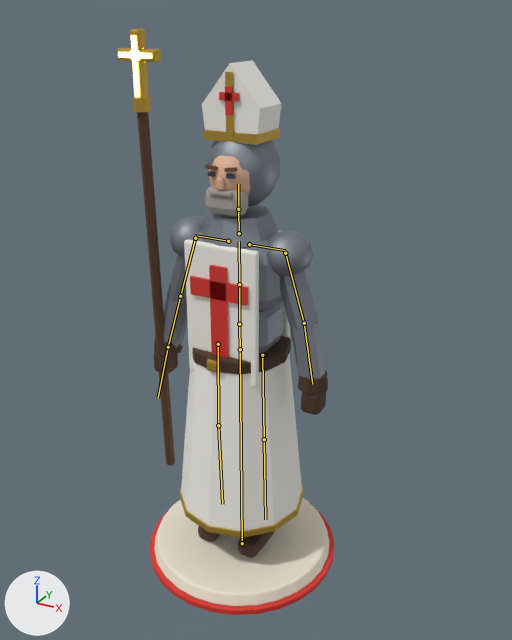
The glTF model art/export/Knights_Bishop.glb: old version first, new version second.
The view is the same before and after, from a 50 mm camera at (1.39, -2.39, 2.41) aimed at (0.03, 0.08, 1.18). Lighting does not change. The marker at lower left points along +X, +Y and +Z. The older version comes first. The bones that change, and the others that lie on the model, are drawn over the model as lines.

Names of what the first picture shows: 'Knights_Bishop_Mesh'.
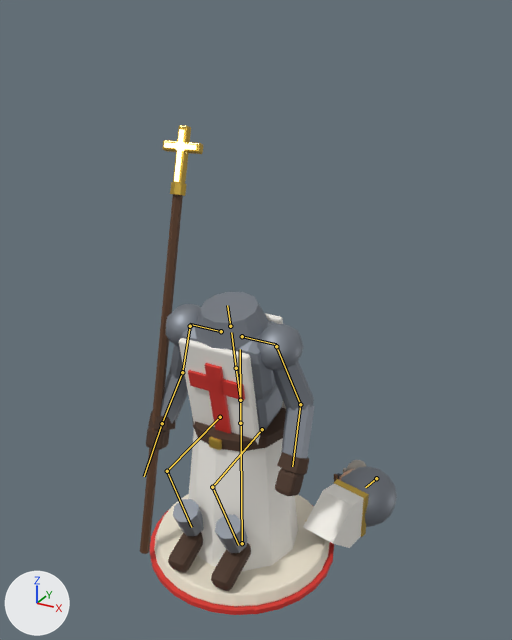
The newer file adds an action. The first version stands in its rest pose; the second is drawn at frame 19 of the action 'Behead'.

What the commit changed:
Bone 'hips' (bone_hips) moves from (0.0, 0.0, 0.0) to (0.0, -0.37, 0.0).
Bone 'spine' (bone_spine) turns from (0, 0, 0) to (11, 0, 0) degrees about its own x, y and z.
Bone 'head' (bone_head) moves from (0.0, 0.0, 0.0) to (0.47, -1.233, -0.447).
Bone 'head' (bone_head) turns from (0, 0, 0) to (102, -12, -90) degrees about its own x, y and z.
Bone 'forearm.L' (bone_forearm_l) turns from (0, 0, 0) to (40, 0, 0) degrees about its own x, y and z.
Bone 'forearm.R' (bone_forearm_r) turns from (0, 0, 0) to (30, 0, 0) degrees about its own x, y and z.
Bone 'thigh.L' (bone_thigh_l) turns from (0, 0, 0) to (85, 0, 0) degrees about its own x, y and z.
Bone 'shin.L' (bone_shin_l) turns from (0, 0, 0) to (-105, 0, 0) degrees about its own x, y and z.
Bone 'thigh.R' (bone_thigh_r) turns from (0, 0, 0) to (85, 0, 0) degrees about its own x, y and z.
Bone 'shin.R' (bone_shin_r) turns from (0, 0, 0) to (-105, 0, 0) degrees about its own x, y and z.

Where the change shows, as pixel boxes (x1, y1, x2, y2) in the pictures (512 x 640 px):
'Knights_Bishop_Mesh', posed (18% wider, 16% shorter)
    before: (117, 29, 334, 615)
    after: (140, 125, 397, 615)
bone 'hips', root to tip
    before: (240, 349) to (239, 326)
    after: (240, 423) to (240, 402)
bone 'spine', root to tip
    before: (239, 324) to (239, 284)
    after: (240, 400) to (236, 368)
bone 'head', root to tip
    before: (238, 209) to (238, 184)
    after: (376, 478) to (365, 487)
bone 'forearm.L', root to tip
    before: (304, 323) to (312, 384)
    after: (300, 404) to (292, 466)
bone 'forearm.R', root to tip
    before: (180, 296) to (168, 347)
    after: (182, 372) to (162, 423)
bone 'thigh.L', root to tip
    before: (262, 355) to (264, 439)
    after: (262, 429) to (212, 487)
bone 'shin.L', root to tip
    before: (264, 439) to (265, 519)
    after: (212, 487) to (238, 545)
bone 'thigh.R', root to tip
    before: (218, 344) to (218, 425)
    after: (220, 417) to (167, 471)
bone 'shin.R', root to tip
    before: (218, 425) to (222, 504)
    after: (167, 471) to (191, 527)
